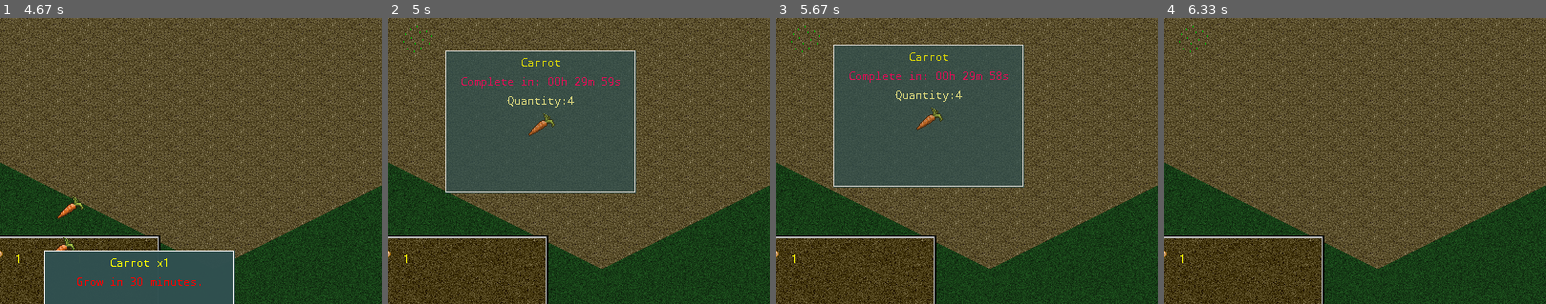
Above: before the commit, frames 1-4 (left to right).
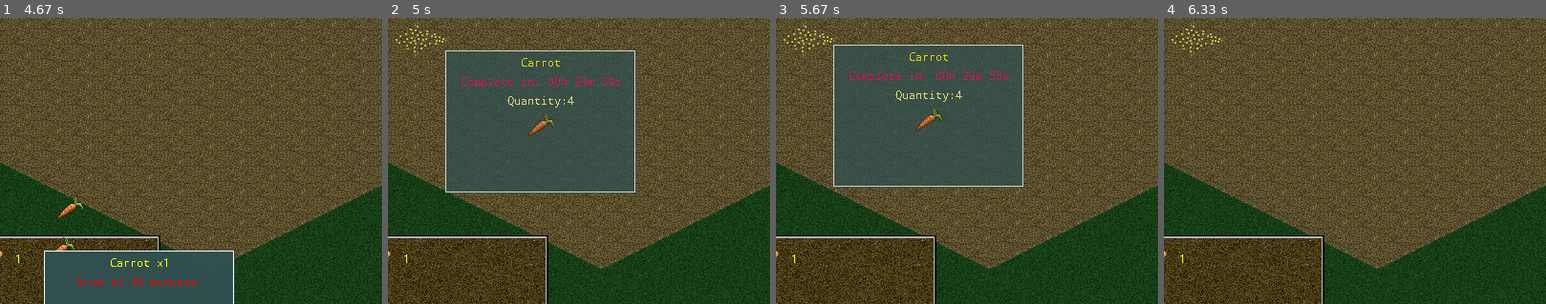
Above: after the commit, the same moments.

Repository: orneo1212/PythonFarmGame
Game: pygame game, started from pyFarmGame.py
Same seed, same stepped clock (60 frames per second), same inputs: the game is played once before the commit and once after it. The source is Python 2; it was converted automatically to run under Python 3.
Inputs (mouse positions are % of the whole screen's width and height, from its top left):
- Up to frame 1 (4.67 s): click (50, 50) at 0.38 s; click (60, 72) at 0.72 s; tap S at 1, 1.33 s; click (26, 30) at 1.72 s; click (51, 60) at 2.05 s; click (88, 88) at 2.38 s; click (34, 17) at 2.72 s; click (85, 76) at 3.05 s; click (86, 42) at 3.38 s; click (18, 37) at 3.72 s; click (20, 16) at 4.05 s; click (26, 68) at 4.38 s
- Up to frame 2 (5 s): click (28, 32) at 4.72 s
- Up to frame 3 (5.67 s): click (28, 42) at 5.05 s; click (28, 32) at 5.38 s
- Up to frame 4 (6.33 s): click (19, 56) at 5.72 s
The pictures show only the part of the screen within x 21-71%, y 28-78%; the shares and areas given below are measured in that part.

Frame 1 is identical in both runs. In frame 2, 0.1% of the frame differs, in the area x 2-15%, y 2-12%; in frame 3, 0.1%; in frame 4, 0.1%.

Commit message:
show other image when remaing time of seed to grow is lower or equal 60

Diff:
--- a/farmlib/renderfunctions.py
+++ b/farmlib/renderfunctions.py
@@ -131,7 +131,13 @@
                 sprite.rect = (posx, posy, 64, 32)
                 if not seed.to_harvest:
                     if not seed.wilted:
-                        sprite.image = imgloader['seed']
+                        seed.update_remainig_growing_time()
+                        #draw seeds on the ground
+                        if seed.growtimeremaining <= 60 * 60:
+                            sprite.image = imgloader['seedhalfgrow']
+                        else:
+                            sprite.image = imgloader['seed']
+                    #seed is wilted
                     else:
                         sprite.image = imgloader['wiltedplant']
                 else:
--- a/farmlib/seed.py
+++ b/farmlib/seed.py
@@ -22,11 +22,14 @@
 
         self.price = 0
 
+    def update_remainig_growing_time(self):
+        self.growtimeremaining = int(self.growendtime - time.time())
+        if self.growtimeremaining < 0:self.growtimeremaining = 0
+
     def update(self, farmtile):
         """update a seed"""
 
-        self.growtimeremaining = int(self.growendtime - time.time())
-        if self.growtimeremaining < 0:self.growtimeremaining = 0
+        self.update_remainig_growing_time()
 
         #calculate remaining time in hours, minutes and seconds
         remain = self.growtimeremaining
--- a/pyFarmGame.py
+++ b/pyFarmGame.py
@@ -22,7 +22,8 @@
     'seed1':"images/onion.png",
     'seed2':"images/bean.png",
     'seed3':"images/carrot.png",
-    'seed':'images/seed.bmp',
+    'seed':'images/seed.png',
+    'seedhalfgrow':"images/seedhalfgrow.png",
     'dryground':'images/dryground.png',
     'wetground':'images/wetground.png',
     'background':'images/background.png',
@@ -62,6 +63,8 @@
 
         self.running = True
         self.farmoffset = (212, 50)
+        #regenerate groups
+        self.regenerate_groups()
 
     def update(self):
         """Update farm"""
Binary file removed: images/seed.bmp
Binary file added: images/seed.png
Binary file added: images/seedhalfgrow.png
